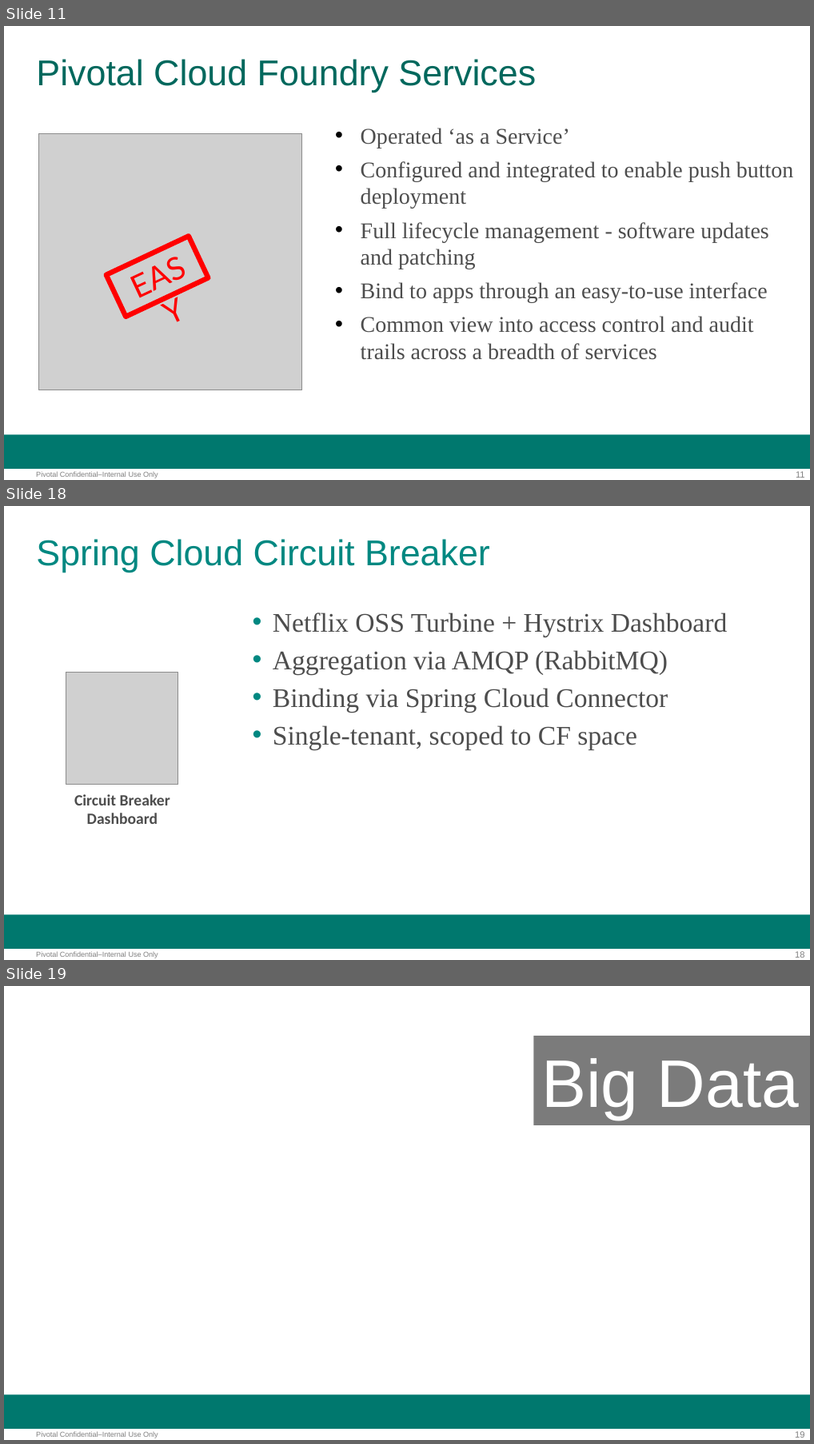
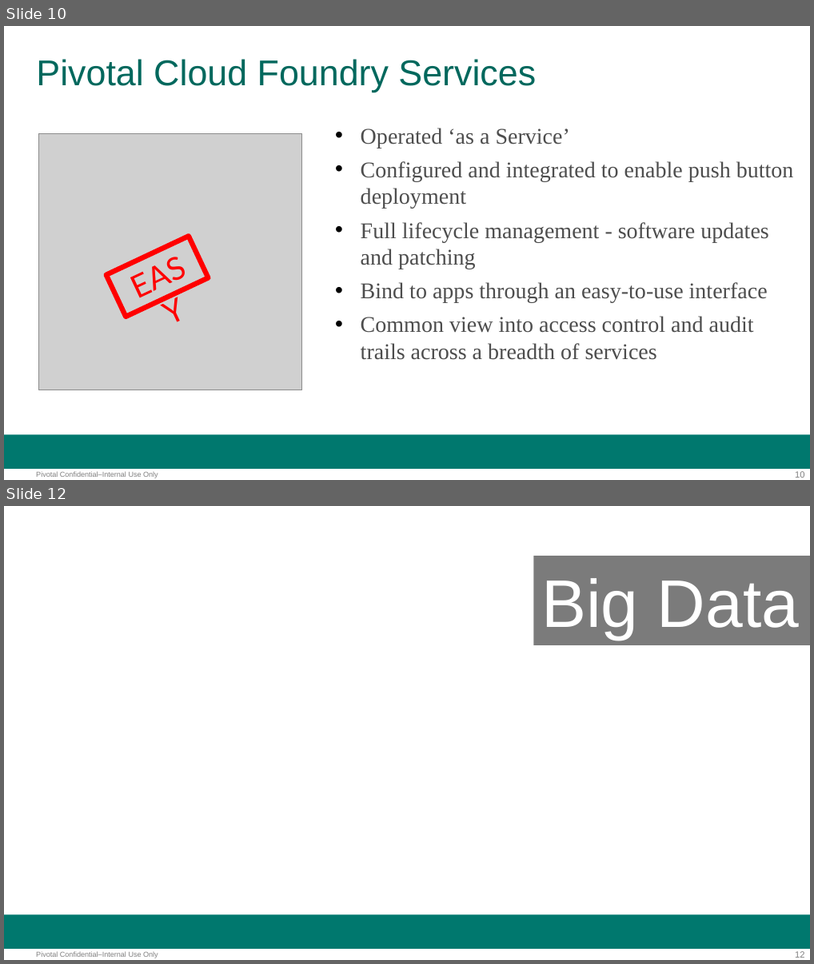
Before and after one commit to adamzwickey/PCF-Bootcamp-VZ, a slide deck: presentations/MarketplaceOverview.pptx. Shown one above the other, each under a label of ours: slides 11, 18 and 19 before the commit, slides 10 and 12 after it; the slides between them are not shown. The pictures are 814x1444 and 814x964 pixels, drawn with LibreOffice and Linux fonts; fonts in the diff are those of the drawing; grey boxes stand for pictures; background and template pictures are left out. Boxes give left, top, right and bottom in pixels: in the first picture for what was removed or moved away, otherwise in the second. Text is boxed around its words. In the diff, an @@ line names an element or a change of style, - is before the commit and + after.

```diff
--- a/presentations/MarketplaceOverview.pptx
+++ b/presentations/MarketplaceOverview.pptx
@@ slide 18 removed at [4,506,810,960], background #FFFFFF; not listed: 3 template elements that a slide beside it also shows @@
@@ title removed at [36,539,490,572] @@
-Spring Cloud Circuit Breaker
@@ text removed at [273,612,728,749] @@
-• Netflix OSS Turbine + Hystrix Dashboard
-• Aggregation via AMQP (RabbitMQ)
-• Binding via Spring Cloud Connector
-• Single-tenant, scoped to CF space
@@ picture removed at [66,672,178,784] @@
@@ text removed at [74,794,170,824] @@
-Circuit Breaker
-Dashboard
@@ what was slide 11 is now slide 10 @@
@@ page number at [795,471,805,477]: text changed @@
-11
+10
@@ what was slide 19 is now slide 12 @@
@@ page number at [795,951,805,957]: text changed @@
-19
+12
```
Also in this commit, not shown: 3 slides changed, 6 other slides removed, 1 other file.
